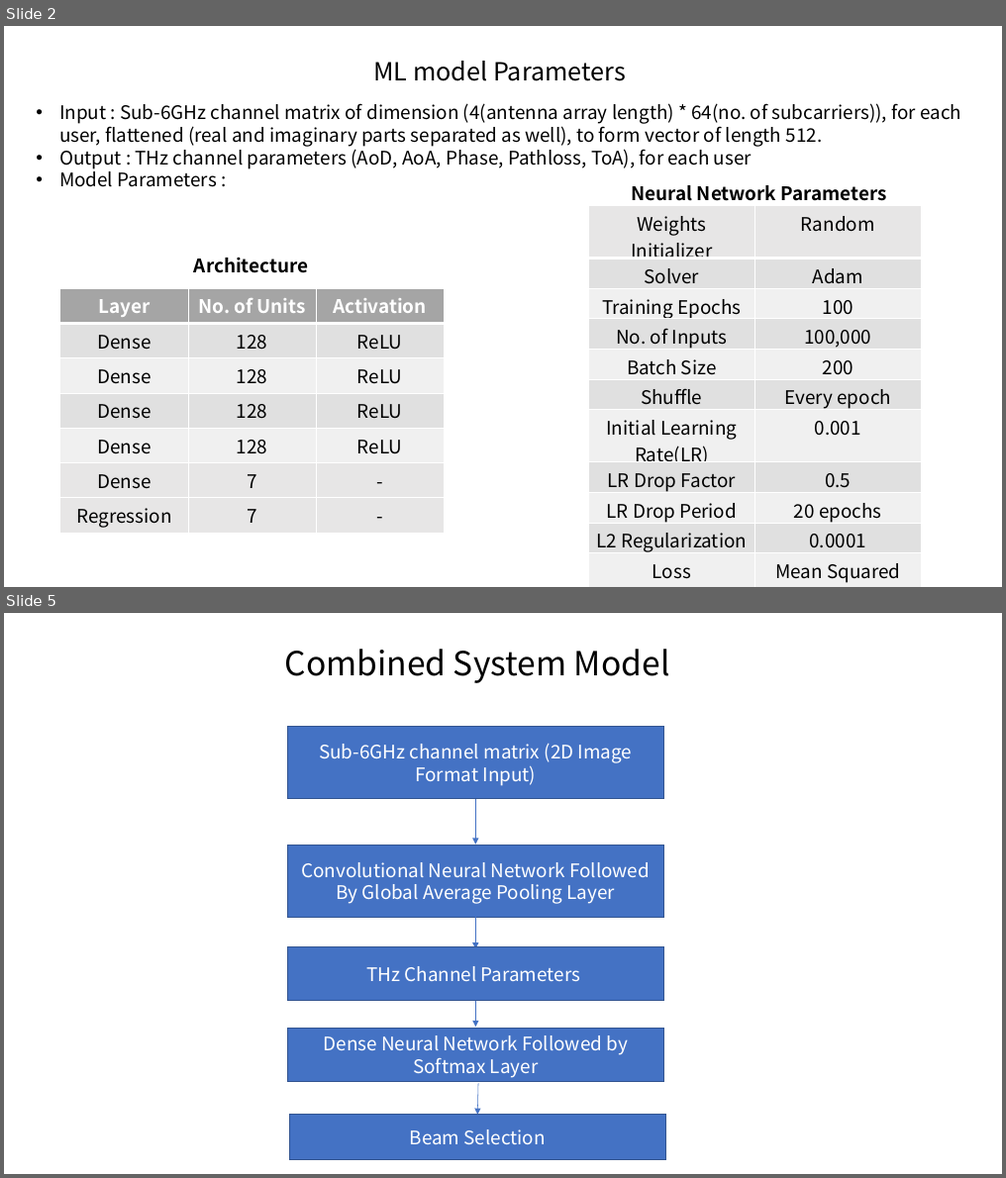
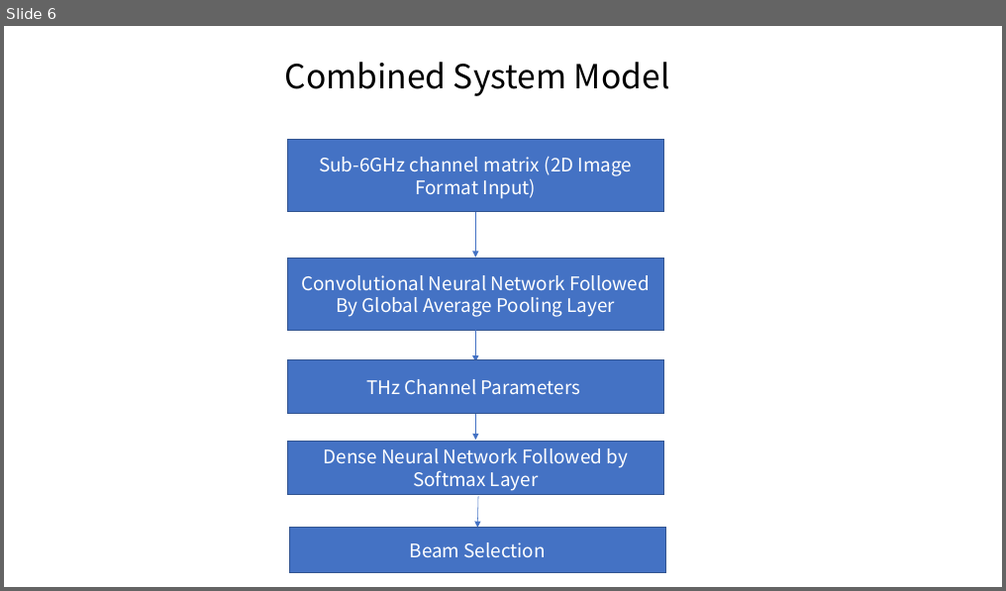
Before and after one commit to sagnik119/Sub6-Preds-THz, a slide deck: Draft/Concept.pptx. Shown one above the other, each under a label of ours: slides 2 and 5 before the commit, slide 6 after it; the slides between them are not shown. The pictures are 1006x1178 and 1006x591 pixels, drawn with LibreOffice and Linux fonts; fonts in the diff are those of the drawing. Boxes give left, top, right and bottom in pixels: in the first picture for what was removed or moved away, otherwise in the second. Text is boxed around its words. In the diff, an @@ line names an element or a change of style, - is before the commit and + after.

```diff
--- a/Draft/Concept.pptx
+++ b/Draft/Concept.pptx
@@ slide 2 removed at <box>4,26,1002,587</box>, background #FFFFFF @@
@@ text removed at <box>373,61,626,81</box> @@
-ML model Parameters
@@ text removed at <box>59,103,961,187</box> @@
-• Input : Sub-6GHz channel matrix of dimension (4(antenna array length) * 64(no. of subcarriers)), for each user, flattened (real and imaginary parts separated as well), to form vector of length 512.
-• Output : THz channel parameters (AoD, AoA, Phase, Pathloss, ToA), for each user
-• Model Parameters :
@@ text removed at <box>632,185,887,201</box> @@
-Neural Network Parameters
@@ table removed at <box>589,205,921,587</box>, 11 rows, 2 columns @@
-Weights Initializer | Random
-Solver | Adam
-Training Epochs | 100
-No. of Inputs | 100,000
-Batch Size | 200
-Shuffle | Every epoch
-Initial Learning Rate(LR) | 0.001
-LR Drop Factor | 0.5
-LR Drop Period | 20 epochs
-L2 Regularization | 0.0001
-Loss | Mean Squared Error
@@ text removed at <box>194,257,308,274</box> @@
-Architecture
@@ table removed at <box>60,288,445,534</box>, 7 rows, 3 columns @@
-Layer | No. of Units | Activation
-Dense | 128 | ReLU
-Dense | 128 | ReLU
-Dense | 128 | ReLU
-Dense | 128 | ReLU
-Dense | 7 | -
-Regression | 7 | -
@@ what was slide 5 is now slide 6 @@
```
Also in this commit, not shown: 1 slide changed, 4 slides added, 3 other slides removed, 21 other files.
